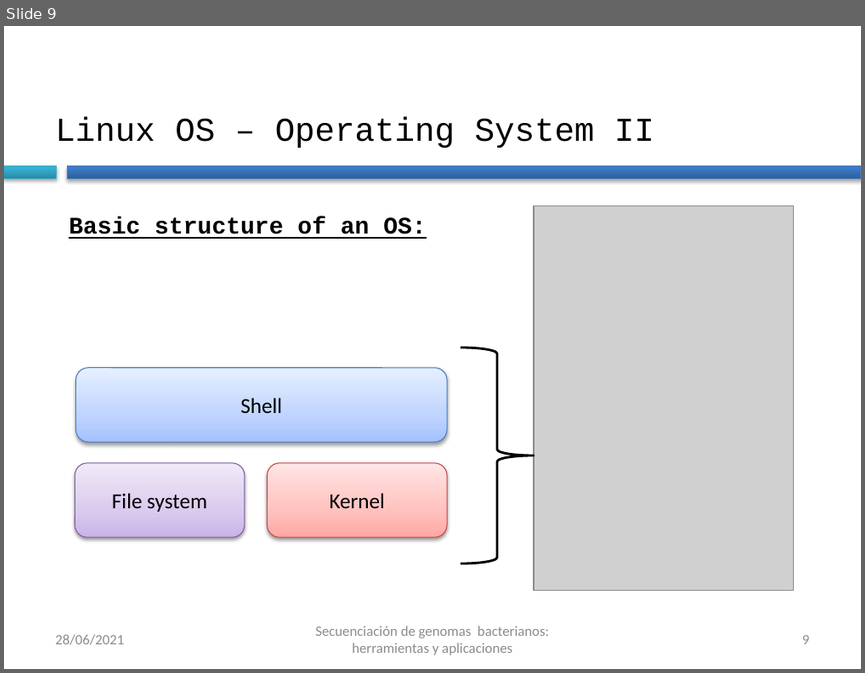
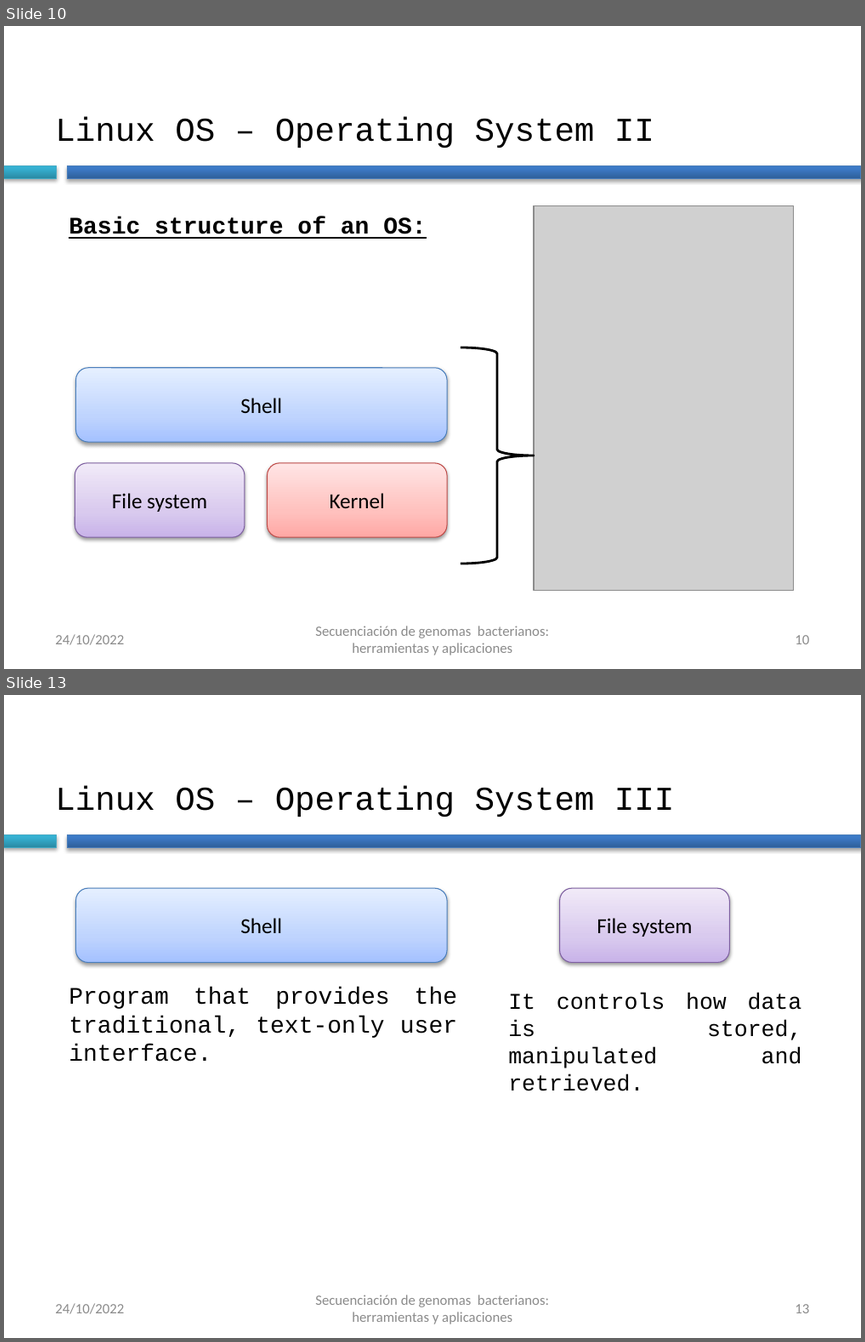
Before and after one commit to BU-ISCIII/curso_brotes_bacterianos_ngs, a slide deck: slides/talk2/curso_SeqGenBac_session1.2_linux.pptx. Shown one above the other, each under a label of ours: slide 9 before the commit, slides 10 and 13 after it; the slides between them are not shown. The pictures are 865x673 and 865x1342 pixels, drawn with LibreOffice and Linux fonts; fonts in the diff are those of the drawing; grey boxes stand for pictures; background and template pictures are left out. Boxes give left, top, right and bottom in pixels: in the first picture for what was removed or moved away, otherwise in the second. Text is boxed around its words. In the diff, an @@ line names an element or a change of style, - is before the commit and + after.

```diff
--- a/slides/talk2/curso_SeqGenBac_session1.2_linux.pptx
+++ b/slides/talk2/curso_SeqGenBac_session1.2_linux.pptx
@@ slide 13 added at (4,695,861,1338), background #FFFFFF; not listed: 2 template elements that a slide beside it also shows @@
@@ title added at (55,786,674,817), 28 pt, text #000000 @@
+Linux OS – Operating System III
@@ rounded rectangle added at (76,888,447,962), fill gradient #A4C4FF to #BFD4FF to #E6EEFF, outline #4B7EBC 0.75 pt, 18 pt, text #000000 @@
+Shell
@@ rounded rectangle added at (559,888,729,962), fill gradient #C9B5E8 to #D8CBEE to #F0EAF9, outline #7D60A0 0.75 pt, 18 pt, text #000000 @@
+File system
@@ text added at (69,987,457,1061), 20 pt, text #000000 @@
+Program that provides the traditional, text-only user interface.
@@ text added at (508,993,802,1091), 19 pt, text #000000 @@
+It controls how data is stored, manipulated and retrieved.
@@ text added at (55,1303,124,1314), 12 pt, text #8C8C8C @@
+24/10/2022
@@ text added at (315,1294,549,1324), 12 pt, text #8C8C8C @@
+Secuenciación de genomas bacterianos: herramientas y aplicaciones
@@ page number added at (794,1304,809,1313), 12 pt, text #8C8C8C @@
+13
@@ what was slide 9 is now slide 10 @@
@@ slide 10 changed as well @@
@@ text at (55,634,124,645): text changed @@
-28/06/2021
+24/10/2022
@@ page number at (794,635,809,644): text changed @@
-9
+10
```
Also in this commit, not shown: 57 other slides changed, 4 other slides added, 1 other file.
